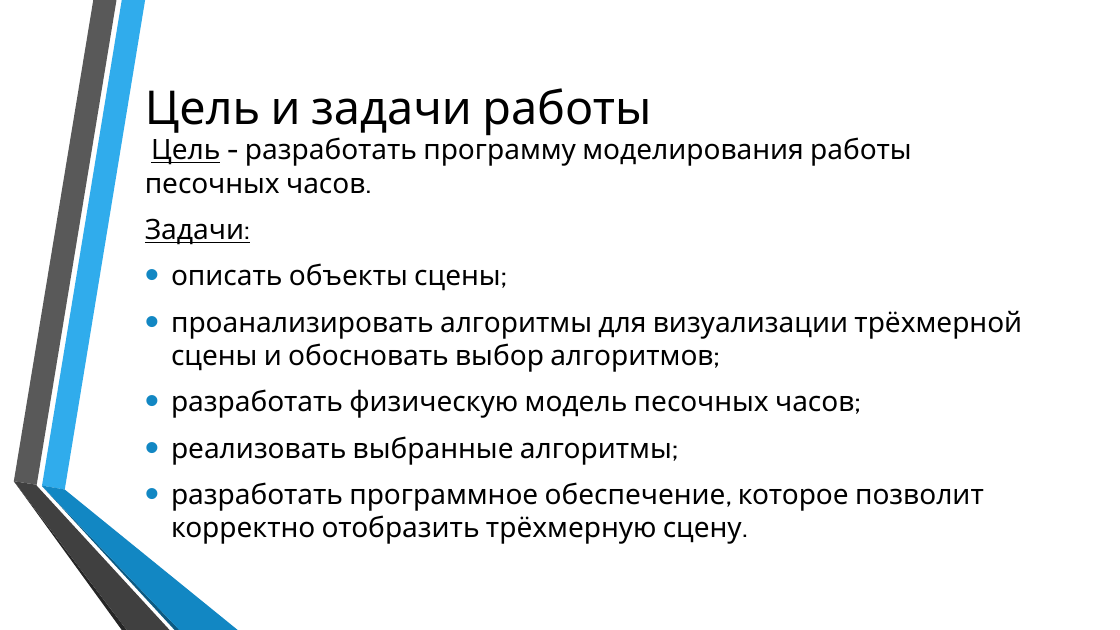
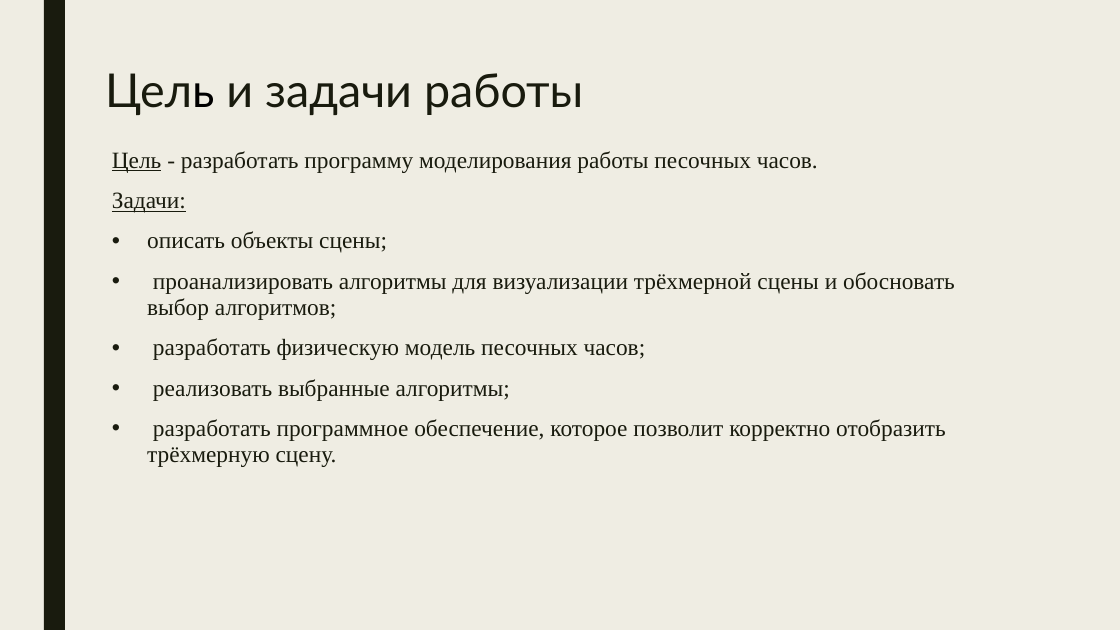
Before and after one commit to Bryanskaya/TimeIsOfTheEssence, a slide deck: slide 2 of Coursework/docs/Презентация_Брянская_ИУ7_52.pptx. Drawn at 1120x630 pixels with LibreOffice and Linux fonts; fonts in the diff are those of the drawing; background and template pictures are left out. Boxes give left, top, right and bottom in pixels: in the first picture for what was removed or moved away, otherwise in the second. Text is boxed around its words. In the diff, an @@ line names an element or a change of style, - is before the commit and + after.

```diff
--- a/Coursework/docs/Презентация_Брянская_ИУ7_52.pptx
+++ b/Coursework/docs/Презентация_Брянская_ИУ7_52.pptx
@@ background picture (left out) to #EFEDE3 @@
@@ rectangle added at (44, 0, 65, 630), fill #191B0E @@
@@ title "Цель и задачи работы": place and size @@
-title "Цель и задачи работы" at (145, 88, 651, 136)
+title "Цель и задачи работы" at (105, 73, 583, 115)
@@ title "Цель и задачи работы" at (105, 73, 583, 115): font Cabin to Lato, text colour #000000 to #191B0E; line spacing 1 to 0.89; vertical alignment middle to top @@
@@ text "Цель - разработать программу моделирования ...": place and size @@
-text "Цель - разработать программу моделирования ..." at (145, 133, 1022, 544)
+text "Цель - разработать программу моделирования ..." at (112, 151, 955, 467)
@@ text "Цель - разработать программу моделирования ..." at (112, 151, 955, 467): size 24 to 20 pt, font Cabin to Times New Roman, text colour #000000 to #191B0E; line spacing 1 to 0.94; more space between paragraphs; indent changed; vertical alignment middle to top @@
@@ group removed at (13, 0, 238, 630): 6 freeform shapes @@
```
Also in this commit, not shown: 12 other slides changed, 5 slides removed.
